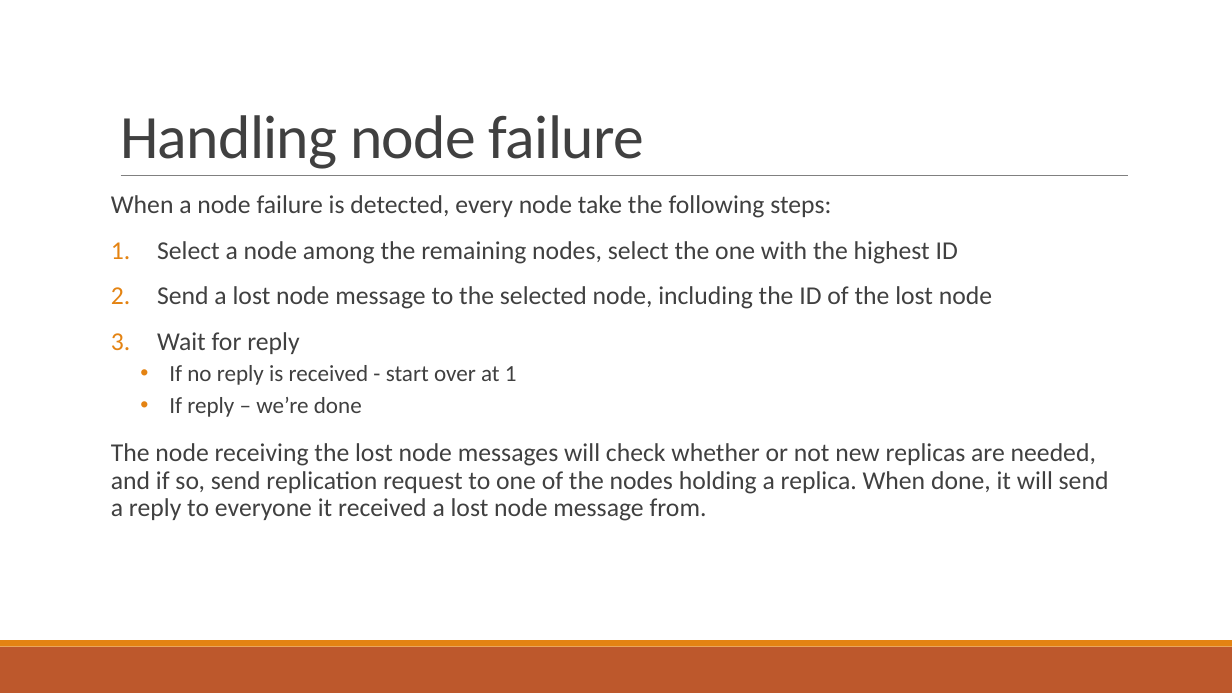
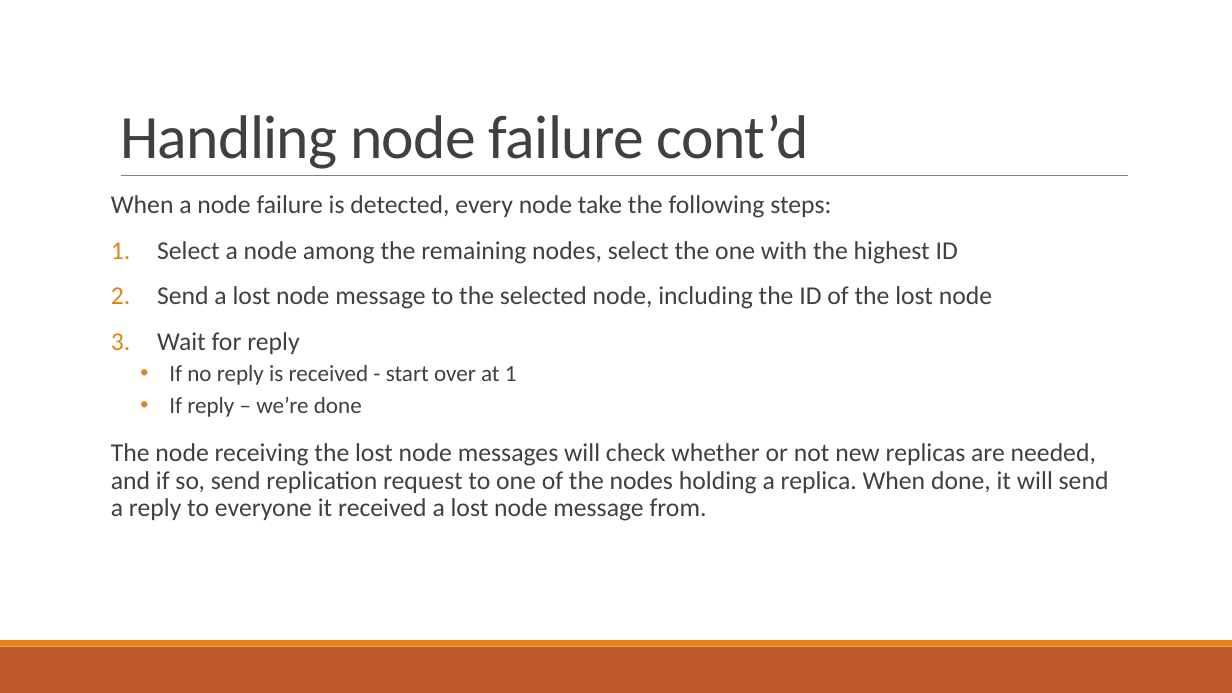
Before and after one commit to PStahl/master_thesis, a slide deck: slide 21 of presentation/presentation.pptx (slide 20 before the commit). Drawn at 1232x693 pixels with LibreOffice and Linux fonts; fonts in the diff are those of the drawing. Boxes give left, top, right and bottom in pixels: in the first picture for what was removed or moved away, otherwise in the second. Text is boxed around its words. In the diff, an @@ line names an element or a change of style, - is before the commit and + after.

```diff
--- a/presentation/presentation.pptx
+++ b/presentation/presentation.pptx
@@ title at bbox=[120, 115, 809, 169]: text changed @@
-Handling node failure
+Handling node failure cont’d
```
Also in this commit, not shown: 5 other slides changed.
